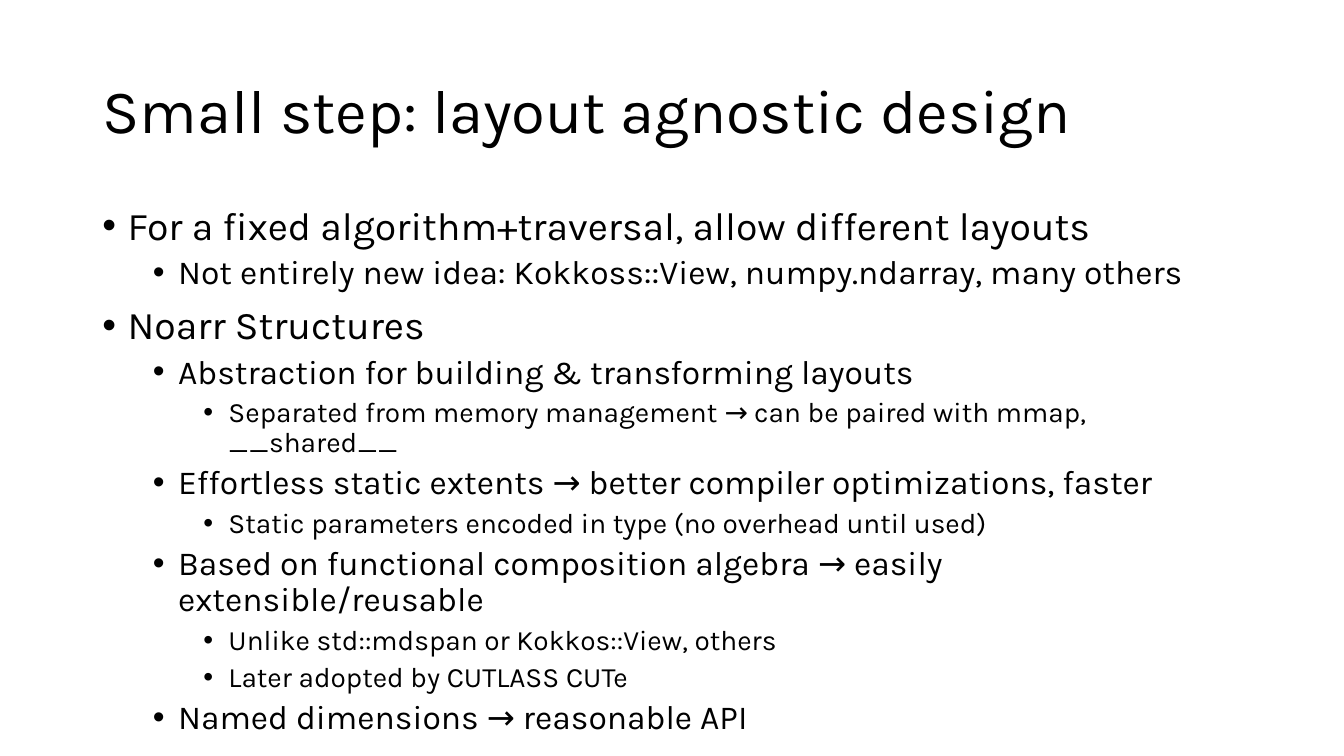
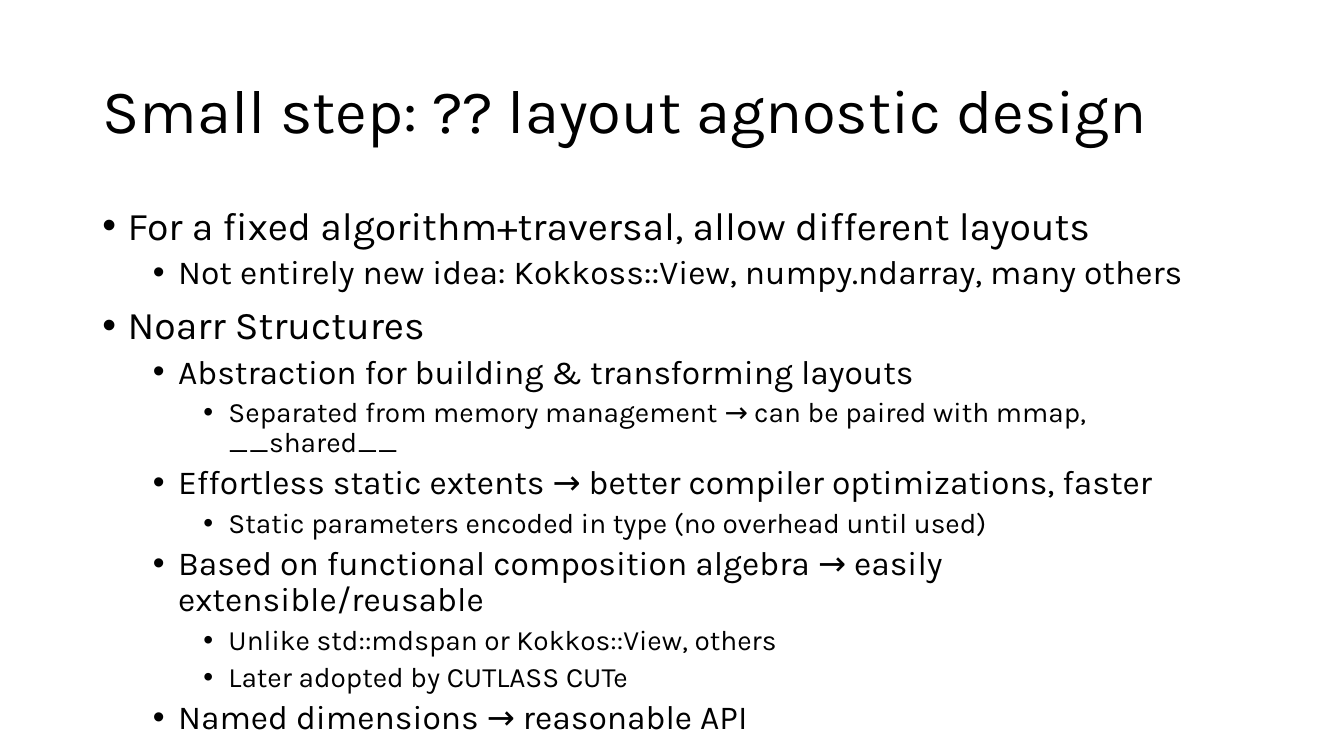
Before and after one commit to jiriklepl/phd-thesis, a slide deck: slide 4 of slides/Optimizing Memory Layouts and Traversal Orders in High-Performance Computing.pptx. Drawn at 1344x756 pixels with LibreOffice and Linux fonts; fonts in the diff are those of the drawing. Boxes give left, top, right and bottom in pixels: in the first picture for what was removed or moved away, otherwise in the second. Text is boxed around its words. In the diff, an @@ line names an element or a change of style, - is before the commit and + after.

```diff
--- a/slides/Optimizing Memory Layouts and Traversal Orders in High-Performance Computing.pptx
+++ b/slides/Optimizing Memory Layouts and Traversal Orders in High-Performance Computing.pptx
@@ title at [102,90,1147,148]: text changed @@
-Small step: layout agnostic design
+Small step: ?? layout agnostic design
```
Also in this commit, not shown: 1 other slide changed, 1 slide added, 1 slide removed.
